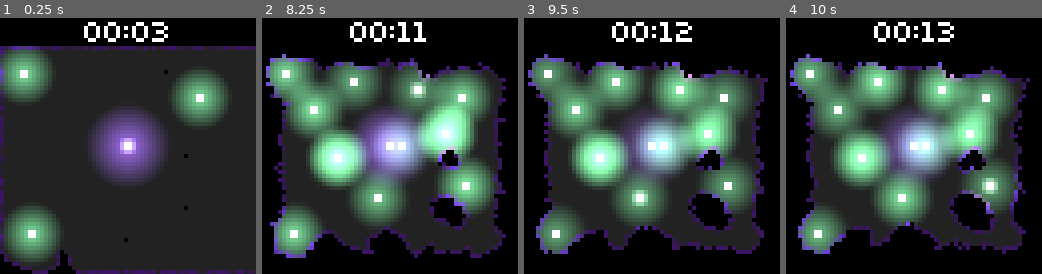
Above: before the commit, frames 1-4 (left to right).
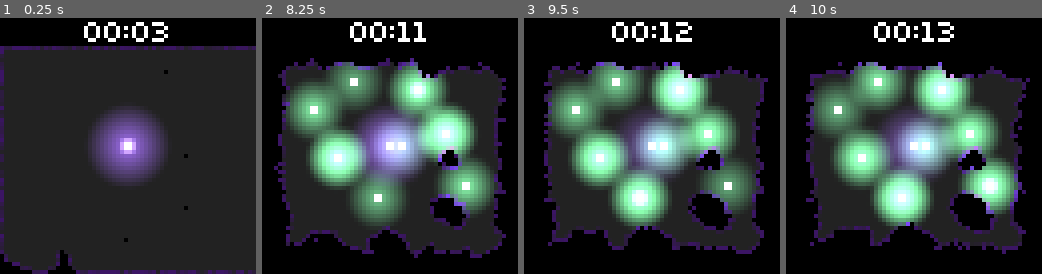
Above: after the commit, the same moments.

Repository: IceTyp/Voidvasion
Game: Godot game, scene res://src/map.tscn
The game is run twice, just before and just after one commit, with the same random seed, the same clock (stepped at 60 frames per second) and the same inputs.
Inputs (mouse positions are in pixels of both pictures, inside the frame that each line leads up to):
- Up to frame 1 (0.25 s): no input
- Up to frame 2 (8.25 s): move the mouse to (446, 133) at 0.52 s; click (446, 133) at 0.67 s; move the mouse to (338, 158) at 1.27 s; click (338, 158) at 1.42 s; move the mouse to (415, 89) at 2.02 s; click (415, 89) at 2.17 s; move the mouse to (377, 197) at 2.77 s; click (377, 197) at 2.92 s; move the mouse to (466, 184) at 3.52 s; click (466, 184) at 3.67 s; move the mouse to (313, 107) at 4.27 s; click (313, 107) at 4.42 s; move the mouse to (402, 146) at 5.02 s; click (402, 146) at 5.17 s; move the mouse to (351, 82) at 5.77 s; click (351, 82) at 5.92 s; move the mouse to (446, 133) at 6.52 s; click (446, 133) at 6.67 s; move the mouse to (338, 158) at 7.27 s; click (338, 158) at 7.42 s; move the mouse to (415, 89) at 8.02 s; click (415, 89) at 8.17 s
- Up to frame 3 (9.5 s): move the mouse to (639, 197) at 8.77 s; click (639, 197) at 8.92 s
- Up to frame 4 (10 s): move the mouse to (990, 184) at 9.52 s; click (990, 184) at 9.67 s

The runs differ from the first frame. In frame 1, 11% of the frame differs, in the area x 0-90%, y 10-96%; in frame 2, 12%; in frame 3, 15%; in frame 4, 18%, in the area x 1-91%, y 14-93%.

Commit message:
remove small orbs from initial map

Diff:
--- a/godot/src/map.tscn
+++ b/godot/src/map.tscn
@@ -1,8 +1,7 @@
-[gd_scene load_steps=8 format=3 uid="uid://dhwpbwves76gi"]
+[gd_scene load_steps=7 format=3 uid="uid://dhwpbwves76gi"]
 
 [ext_resource type="PackedScene" uid="uid://7ga41s5xcmjd" path="res://src/darkness.tscn" id="1_qviga"]
 [ext_resource type="PackedScene" uid="uid://olw5saaxm5rm" path="res://src/orbs/core.tscn" id="3_nrarj"]
-[ext_resource type="PackedScene" uid="uid://bsxkcygilsi6d" path="res://src/orbs/small_orb.tscn" id="3_ut6db"]
 [ext_resource type="Script" path="res://src/orb_placing.gd" id="4_wvxrt"]
 [ext_resource type="PackedScene" uid="uid://gu2328w2x2tp" path="res://src/user_interface/game_menu.tscn" id="5_pld2y"]
 
@@ -28,18 +27,6 @@
 position = Vector2(32, 32)
 collision_layer = 2
 
-[node name="SmallOrb" parent="Orbs" instance=ExtResource("3_ut6db")]
-position = Vector2(50, 20)
-collision_layer = 2
-
-[node name="SmallOrb2" parent="Orbs" instance=ExtResource("3_ut6db")]
-position = Vector2(8, 54)
-collision_layer = 2
-
-[node name="SmallOrb3" parent="Orbs" instance=ExtResource("3_ut6db")]
-position = Vector2(6, 14)
-collision_layer = 2
-
 [node name="CanvasModulate" type="CanvasModulate" parent="."]
 color = Color(0.392157, 0.392157, 0.392157, 1)
 
